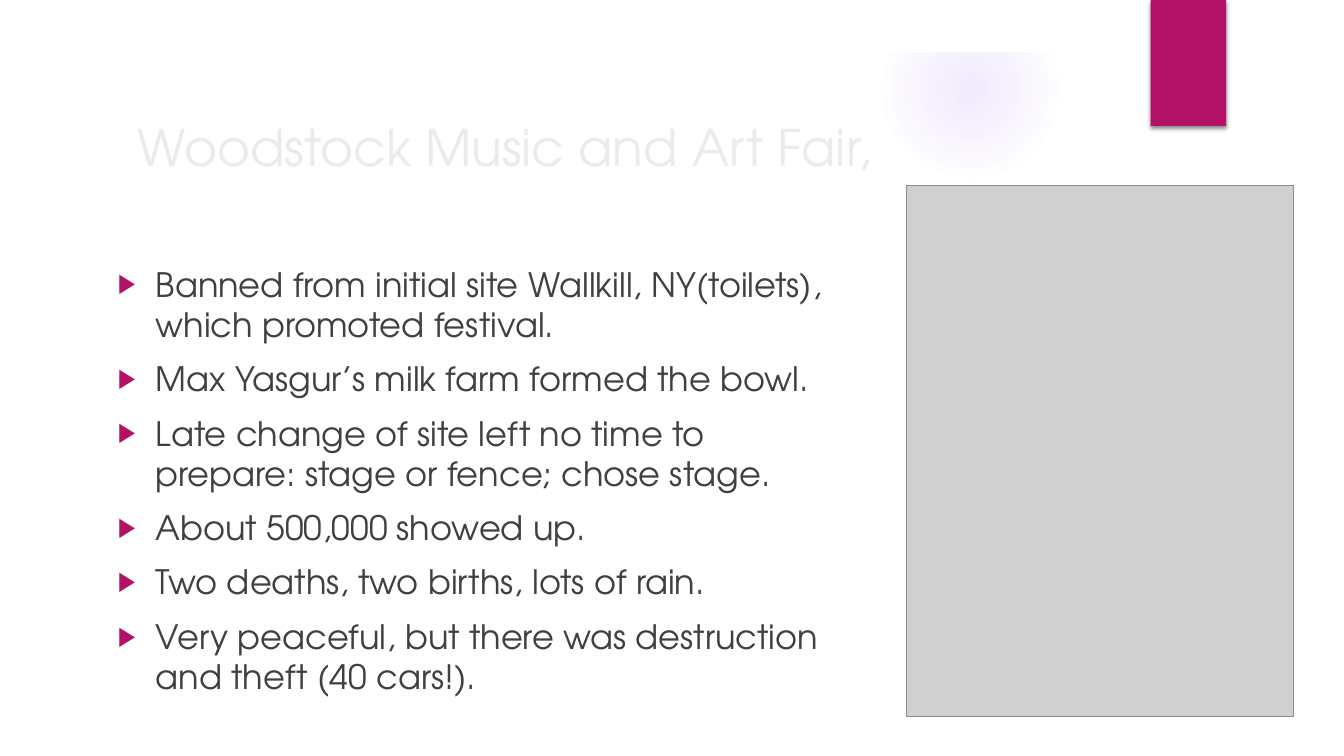
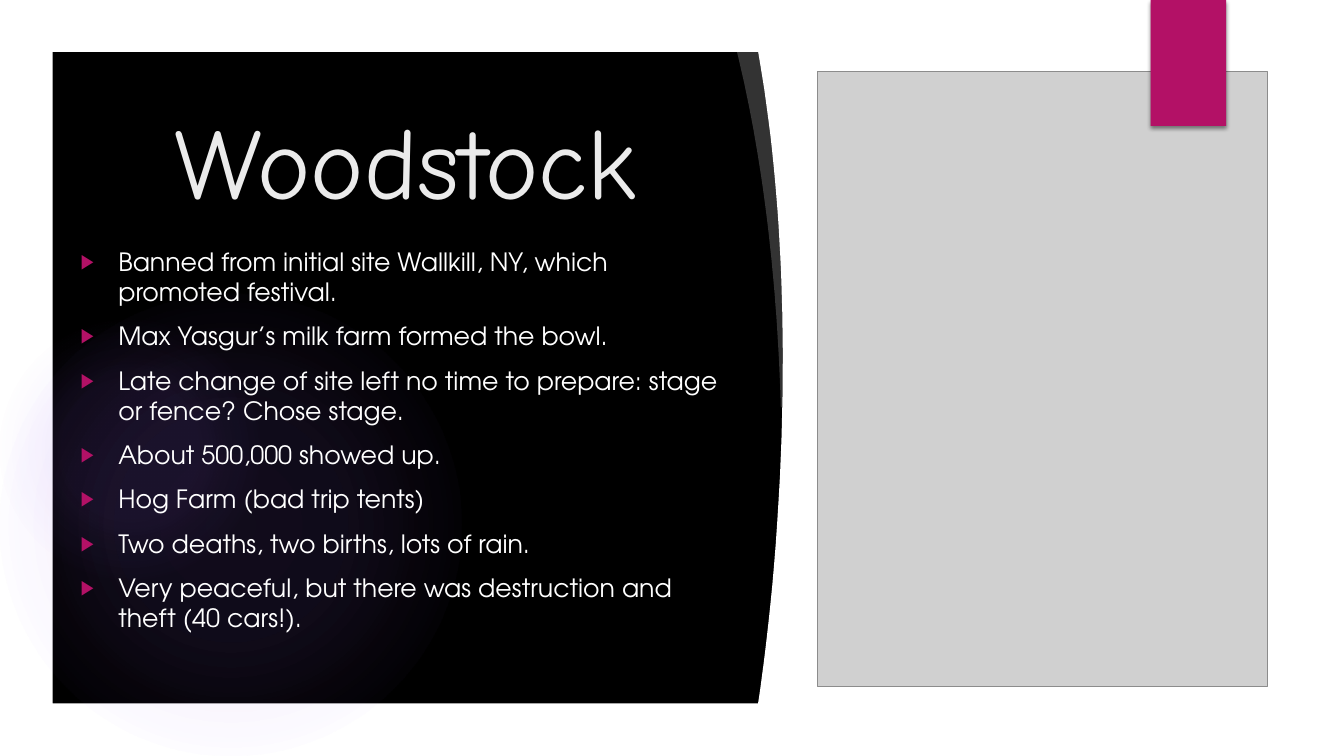
Before and after one commit to mrbaker1917/website, a slide deck: slide 12 of ASMU432/ppts/The late 1960s.pptx (slide 11 before the commit). Drawn at 1344x756 pixels with LibreOffice and Linux fonts; fonts in the diff are those of the drawing; grey boxes stand for pictures; background and template pictures are left out. Boxes give left, top, right and bottom in pixels: in the first picture for what was removed or moved away, otherwise in the second. Text is boxed around its words. In the diff, an @@ line names an element or a change of style, - is before the commit and + after.

Commit message:
trying to reconcile site

```diff
--- a/ASMU432/ppts/The late 1960s.pptx
+++ b/ASMU432/ppts/The late 1960s.pptx
@@ freeform shape at (0, 0, 1344, 756): fill #FFFFFF to #000000 @@
@@ freeform shape added at (0, 0, 1344, 756), fill #FFFFFF @@
@@ rectangle removed at (1150, 0, 1226, 126) @@
@@ rectangle added at (1150, 0, 1226, 126), fill #B31166 @@
@@ freeform shape added at (736, 43, 814, 409), fill #FFFFFF at 20% opacity @@
@@ freeform shape added at (757, 44, 1298, 712), fill #FFFFFF @@
@@ picture: place and size @@
-picture at (906, 186, 1294, 717)
+picture at (818, 72, 1267, 688)
@@ title at (174, 129, 636, 200): text changed; size 36 to 72 pt; font TeX Gyre Adventor to Comic Neue @@
-Woodstock Music and Art Fair,
+Woodstock
@@ freeform shape at (935, 168, 1302, 278): fill #FFFFFF at 20% opacity to #000000 at 20% opacity @@
@@ freeform shape at (50, 206, 1294, 706): fill #FFFFFF to #000000 @@
@@ ellipse removed at (949, 185, 1259, 495) @@
@@ text "Banned from initial site Wallkill, ...": place and size @@
-text "Banned from initial site Wallkill, ..." at (156, 272, 821, 697)
+text "Banned from initial site Wallkill, ..." at (118, 252, 717, 633)
@@ text "Banned from initial site Wallkill, ..." at (118, 252, 717, 633): vertical alignment top to middle @@
@@ text at (118, 252, 608, 306): text changed; size 24 to 18 pt; text colour #404040 to #FFFFFF @@
-▶ Banned from initial site Wallkill, NY(toilets), which promoted festival.
+▶ Banned from initial site Wallkill, NY, which promoted festival.
@@ ellipse added at (0, 294, 462, 756), fill gradient #9B6BF2 @@
@@ ellipse added at (0, 320, 260, 580), fill gradient #9B6BF2 @@
@@ text at (118, 326, 672, 633): size 24 to 18 pt, text colour #404040 to #FFFFFF in "Max Yasgur’s milk farm formed the bowl.", "About 500,000 showed up.", "Two deaths, two births, lots of rain.", "Very peaceful, but there was destruction and ..." @@
@@ text at (118, 371, 717, 426): text changed; size 24 to 18 pt; text colour #404040 to #FFFFFF @@
-▶ Late change of site left no time to prepare: stage or fence; chose stage.
+▶ Late change of site left no time to prepare: stage or fence? Chose stage.
@@ text at (118, 489, 424, 514): paragraph added @@
+▶ Hog Farm (bad trip tents)
```
Also in this commit, not shown: 13 other slides changed, 1 slide added, 30 other files.
